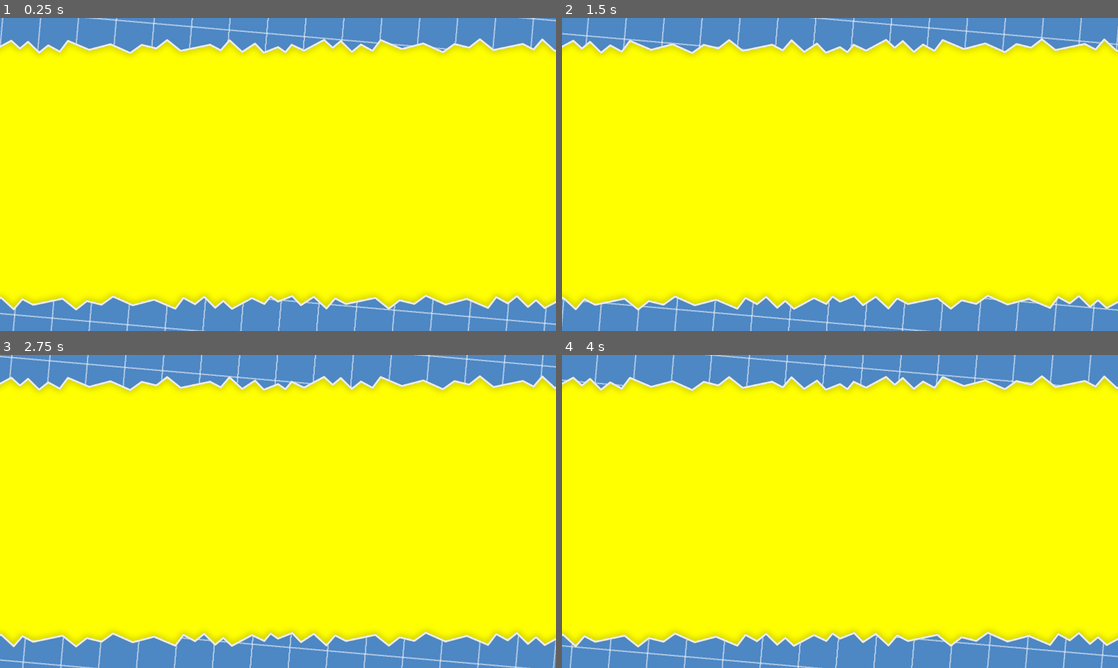
Above: before the commit, frames 1-4 (two rows, left to right).
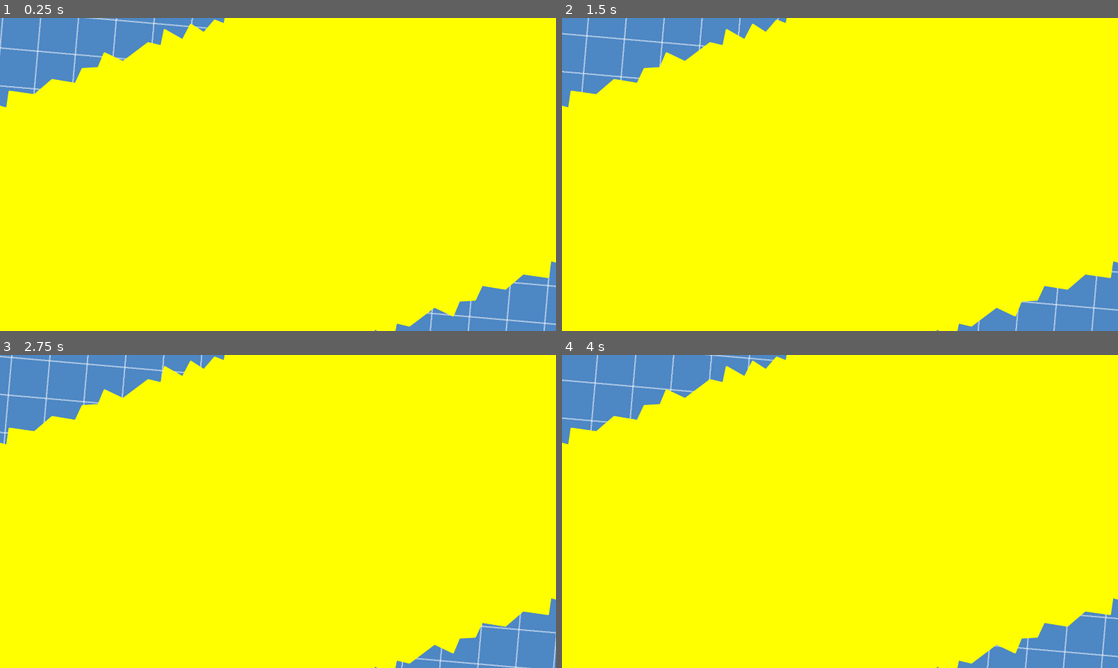
Above: after the commit, the same moments.

Repository: dxzander/Godot-Repository
Game: Godot game, scene res://screen edges.tscn
Same seed, same stepped clock (60 frames per second), same inputs: the game is played once before the commit and once after it. This scene is started directly instead of the project's main scene.
Inputs:
- Up to frame 1 (0.25 s): no input
- Up to frame 2 (1.5 s): no input
- Up to frame 3 (2.75 s): no input
- Up to frame 4 (4 s): no input

The runs differ from the first frame. In frame 1, 18% of the frame differs, in the area x 0-100%, y 0-100%; in frame 2, 18%; in frame 3, 18%; in frame 4, 18%.

Commit message:
New Blueprints cutout edges

Diff:
--- a/screen edges.tscn
+++ b/screen edges.tscn
@@ -1,7 +1,6 @@
-[gd_scene load_steps=4 format=3 uid="uid://hp15cpgpilvf"]
+[gd_scene load_steps=3 format=3 uid="uid://hp15cpgpilvf"]
 
-[ext_resource type="Texture2D" uid="uid://cr7uynjk0lys1" path="res://Blueprint edges line.png" id="1_q6gwq"]
-[ext_resource type="Texture2D" uid="uid://chvuls763v0bx" path="res://Blueprint edges no line.png" id="2_ejb0k"]
+[ext_resource type="Texture2D" uid="uid://5h4giq3r8u22" path="res://Blueprints Redesign.png" id="1_yb3nf"]
 [ext_resource type="PackedScene" uid="uid://dxx3pqqc7pbt1" path="res://blueprints.tscn" id="3_me048"]
 
 [node name="screen edges" type="Node2D"]
@@ -10,19 +9,13 @@
 color = Color(1, 1, 0, 1)
 polygon = PackedVector2Array(0, 0, 1920, 2.08165e-12, 1920, 1080, 2.08165e-12, 1080)
 
-[node name="BlueprintEdgesLine" type="Sprite2D" parent="."]
-position = Vector2(960, 540)
-texture = ExtResource("1_q6gwq")
+[node name="TextureRect" type="TextureRect" parent="."]
+clip_children = 1
+offset_right = 1920.0
+offset_bottom = 1080.0
+texture = ExtResource("1_yb3nf")
 
-[node name="TextureRect" type="TextureRect" parent="BlueprintEdgesLine"]
-clip_children = 1
-offset_left = -960.0
-offset_top = -540.0
-offset_right = 960.0
-offset_bottom = 540.0
-texture = ExtResource("2_ejb0k")
-
-[node name="Blueprints" parent="BlueprintEdgesLine/TextureRect" instance=ExtResource("3_me048")]
+[node name="Blueprints" parent="TextureRect" instance=ExtResource("3_me048")]
 
 [node name="Camera2D" type="Camera2D" parent="."]
 offset = Vector2(960, 540)
Binary file added: Blueprints Redesign.png
Not shown, added: Blueprints Redesign.png.import
Not shown, added: Blueprints Redesign.afdesign
